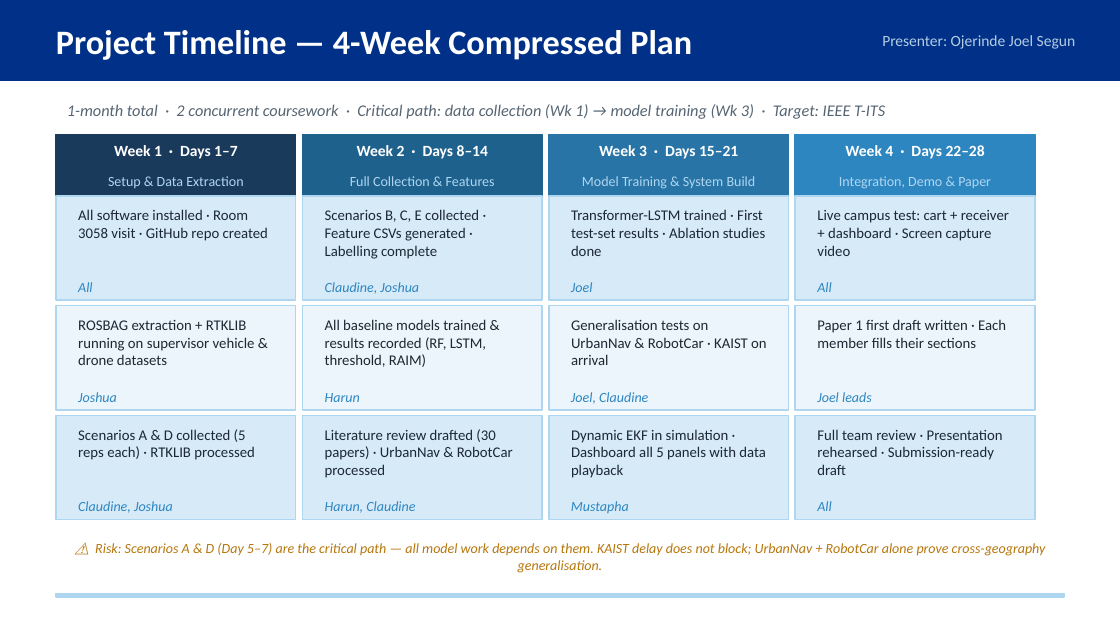
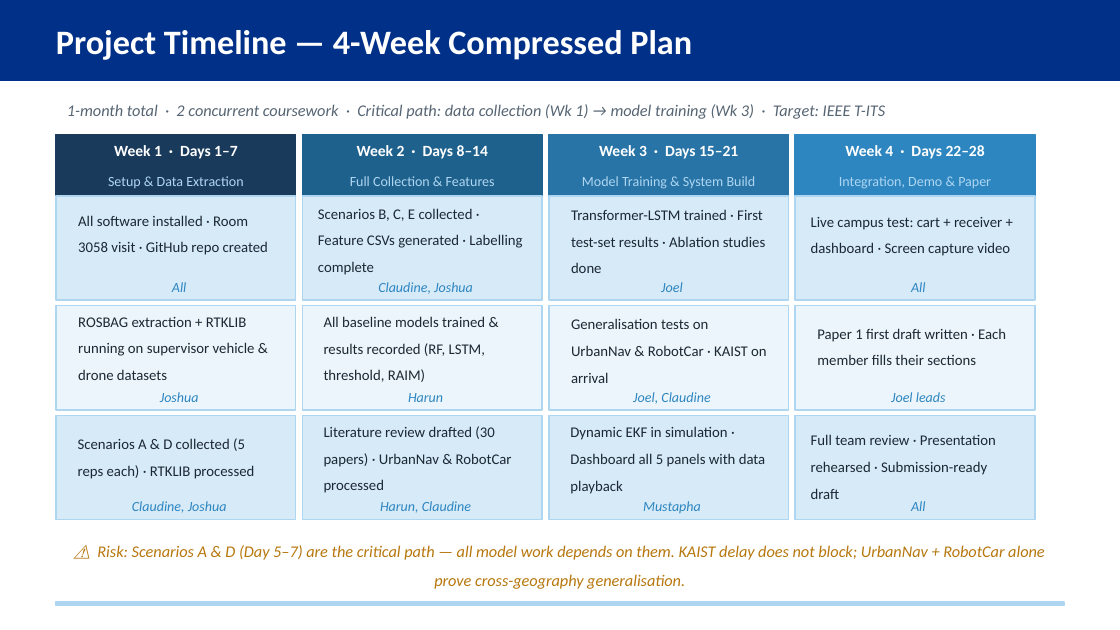
Before and after one commit to Jorshuare/AI-Based-Prediction-for-GNSS-Signal-Degradation, a slide deck: slide 22 of proposal/Presentations/GNSS_Proposal_Presentation.pptx (slide 19 before the commit). Drawn at 1120x630 pixels with LibreOffice and Linux fonts; fonts in the diff are those of the drawing. Boxes give left, top, right and bottom in pixels: in the first picture for what was removed or moved away, otherwise in the second. Text is boxed around its words. In the diff, an @@ line names an element or a change of style, - is before the commit and + after.

```diff
--- a/proposal/Presentations/GNSS_Proposal_Presentation.pptx
+++ b/proposal/Presentations/GNSS_Proposal_Presentation.pptx
@@ text removed at [882,35,1075,49] @@
-Presenter: Ojerinde Joel Segun
@@ line spacing 1 to 1.5 in 12 elements at [817,328,1006,365], [78,438,255,479], [78,215,268,255], [811,217,1010,256], [571,210,765,273], [571,318,767,383], [811,434,996,499], [570,426,766,494], [324,426,512,493], [324,316,485,382], [78,317,255,380], [318,208,522,275] @@
@@ text "Scenarios B, C, E collected ...": place and size @@
-text "Scenarios B, C, E collected ..." at [325,209,479,259]
+text "Scenarios B, C, E collected ..." at [318,208,522,275]
@@ alignment left to centre in 12 elements at [172,282,186,292], [160,392,199,402], [132,501,227,513], [378,282,473,294], [408,393,443,402], [380,501,471,513], [661,282,683,292], [633,392,710,404], [643,501,701,513], [911,282,925,292], [891,392,946,402], [911,501,925,511] @@
@@ text "⚠ Risk: Scenarios A & ..." at [97,545,1044,589]: size 9 to 10.5 pt; line spacing 1 to 1.5 @@
@@ rectangle: place and size @@
-rectangle at [56,594,1064,597]
+rectangle at [56,603,1064,606]
```
Also in this commit, not shown: 19 other slides changed, 3 slides added, 20 other files.
